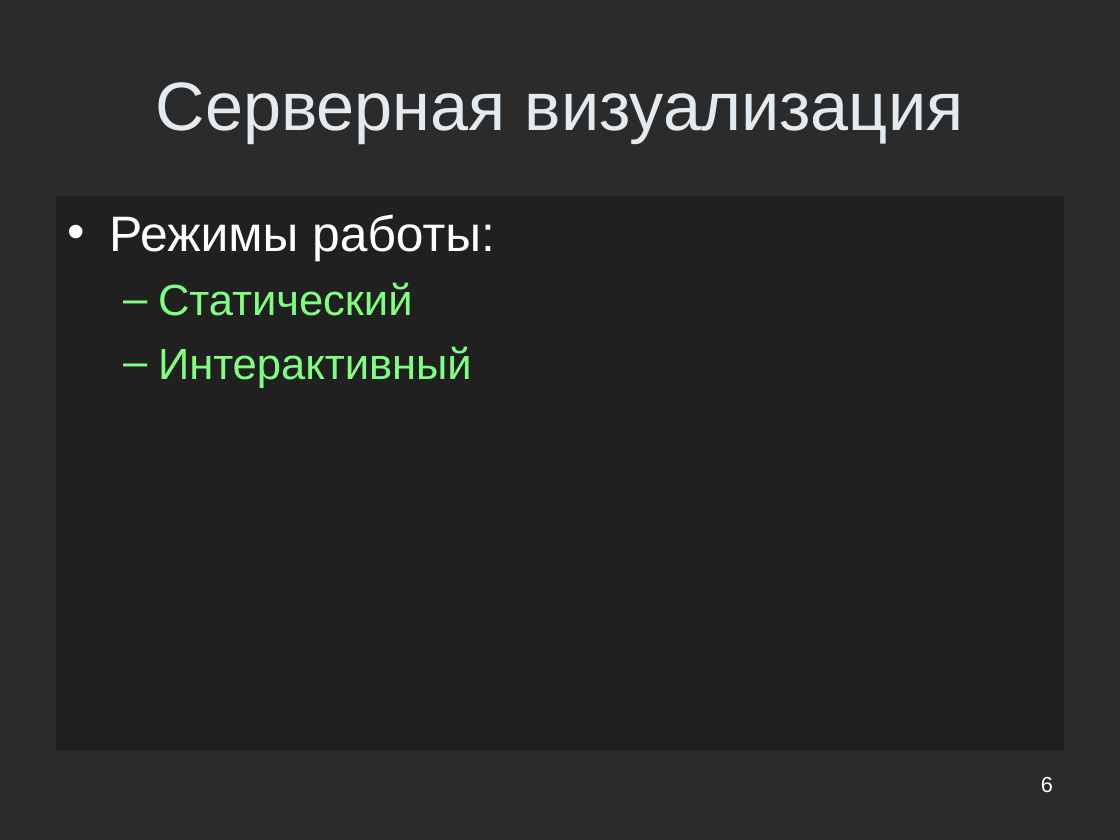
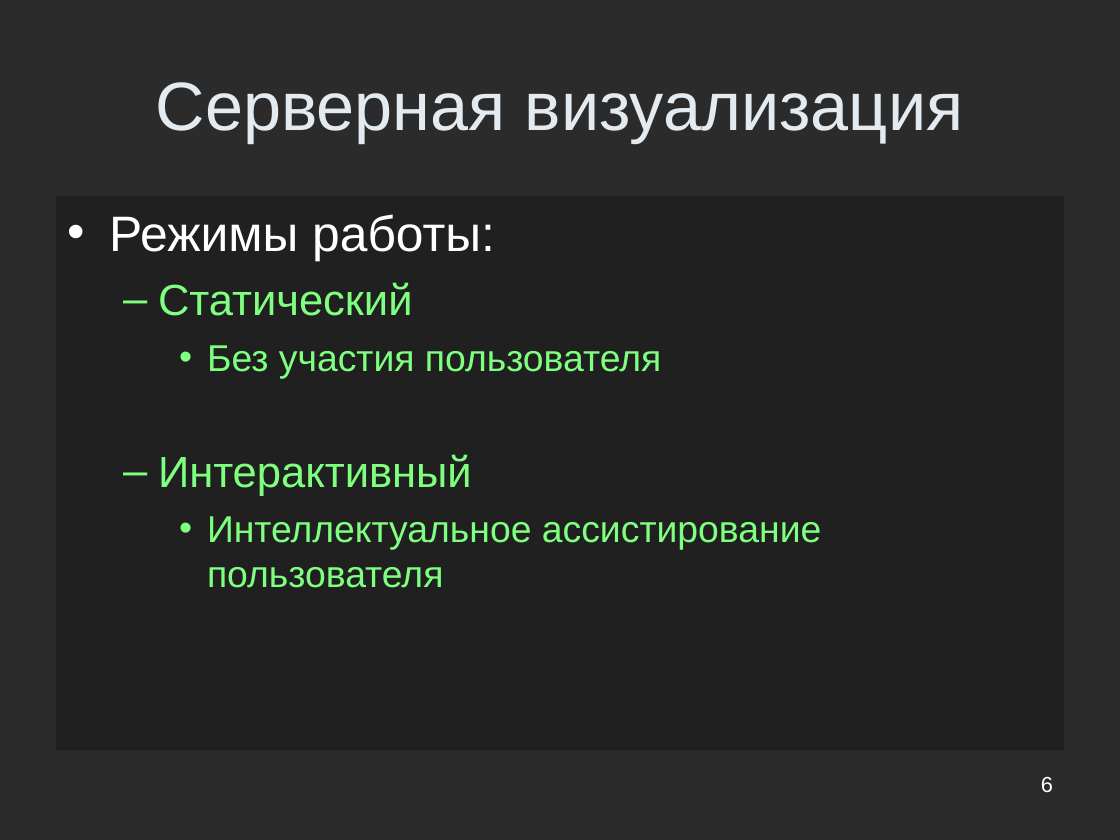
Before and after one commit to Jacobi20/nano-vis, a slide deck: slide 6 of trunk/docs/cys2010.ppt. Drawn at 1120x840 pixels with LibreOffice and Linux fonts; fonts in the diff are those of the drawing; background and template pictures are left out; a plain dark background stands for a picture behind light text. Boxes give left, top, right and bottom in pixels: in the first picture for what was removed or moved away, otherwise in the second. Text is boxed around its words. In the diff, an @@ line names an element or a change of style, - is before the commit and + after.

```diff
--- a/trunk/docs/cys2010.ppt
+++ b/trunk/docs/cys2010.ppt
@@ text at (207,345,661,379): paragraph added @@
+    • Без участия пользователя
@@ text at (207,516,822,588): paragraph added @@
+    • Интеллектуальное ассистирование пользователя
```
Also in this commit, not shown: 6 other slides changed, 3 slides added, 1 slide removed, 7 other files.
